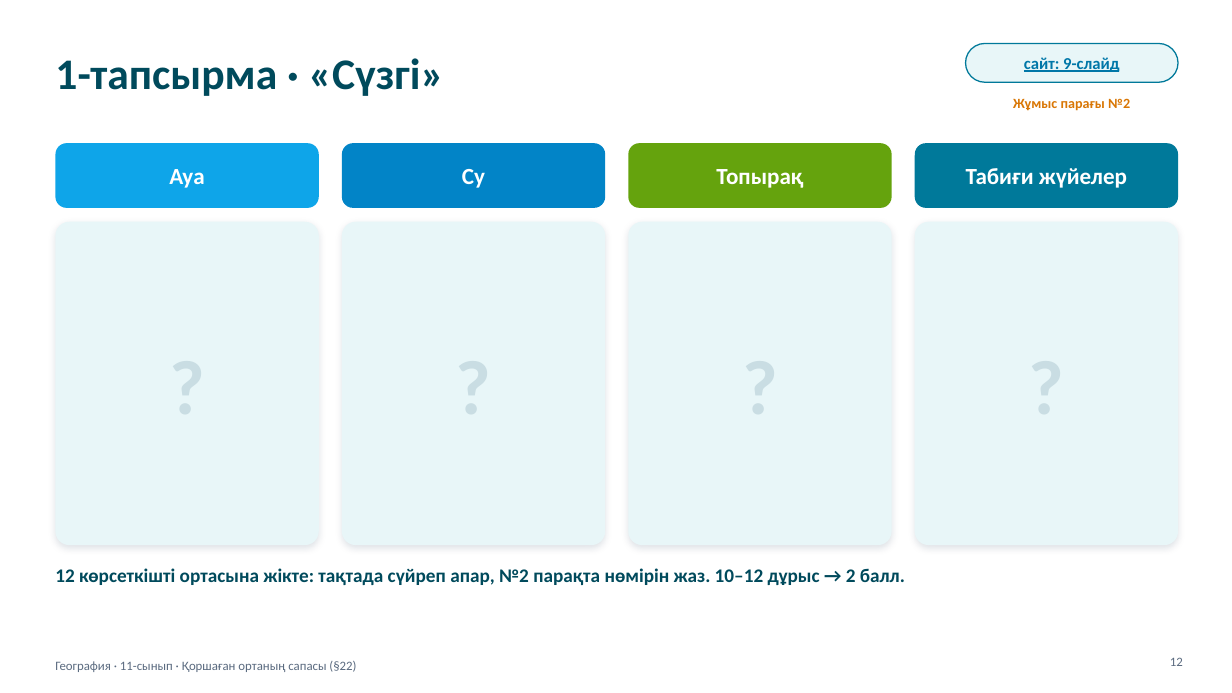
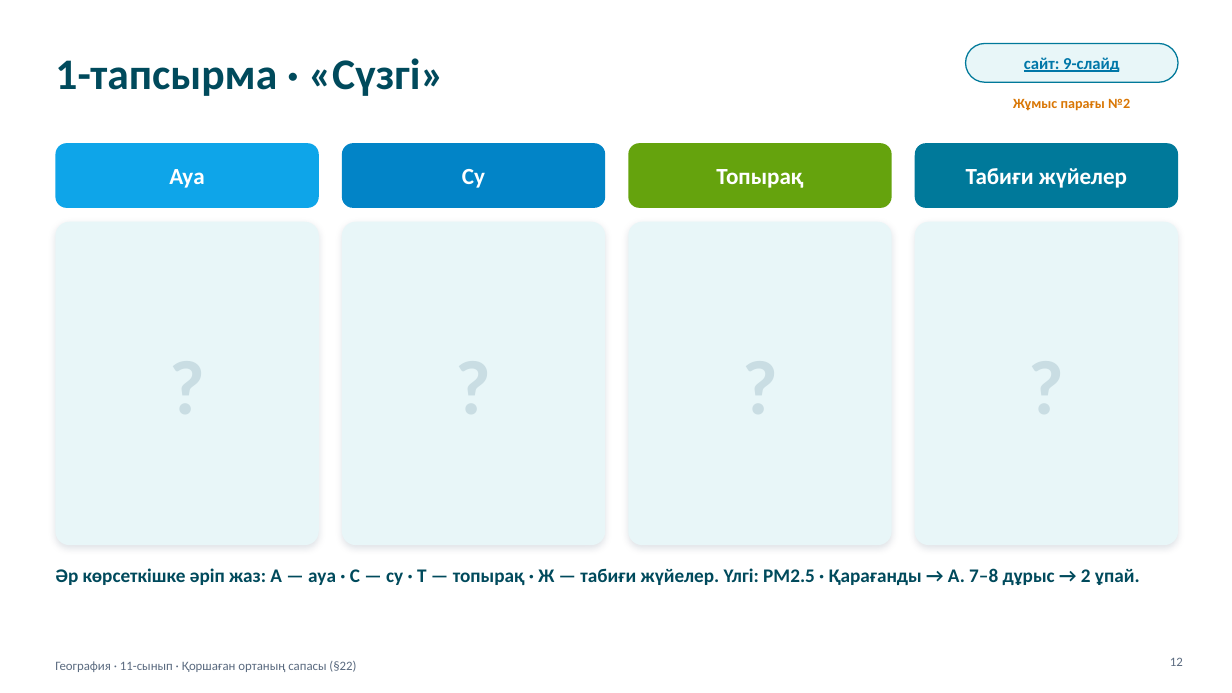
Before and after one commit to makpalkubantova-arch/ecoscaner, a slide deck: slide 12 of materialdar/2-Prezentaciya-Qorshagan-orta-sapasy.pptx. Drawn at 1232x693 pixels with LibreOffice and Linux fonts; fonts in the diff are those of the drawing. Boxes give left, top, right and bottom in pixels: in the first picture for what was removed or moved away, otherwise in the second. Text is boxed around its words. In the diff, an @@ line names an element or a change of style, - is before the commit and + after.

```diff
--- a/materialdar/2-Prezentaciya-Qorshagan-orta-sapasy.pptx
+++ b/materialdar/2-Prezentaciya-Qorshagan-orta-sapasy.pptx
@@ text at [55,568,1140,585]: text changed @@
-12 көрсеткішті ортасына жікте: тақтада сүйреп апар, №2 парақта нөмірін жаз. 10–12 дұрыс → 2 балл.
+Әр көрсеткішке әріп жаз: А — ауа · С — су · Т — топырақ · Ж — табиғи жүйелер. Үлгі: PM2.5 · Қарағанды → А. 7–8 дұрыс → 2 ұпай.
```
Also in this commit, not shown: 6 other slides changed, 21 other files.
